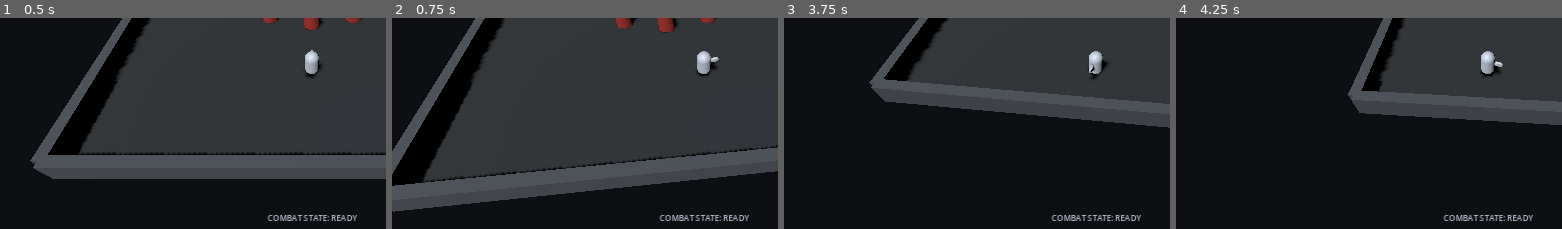
Above: before the commit, frames 1-4 (left to right).
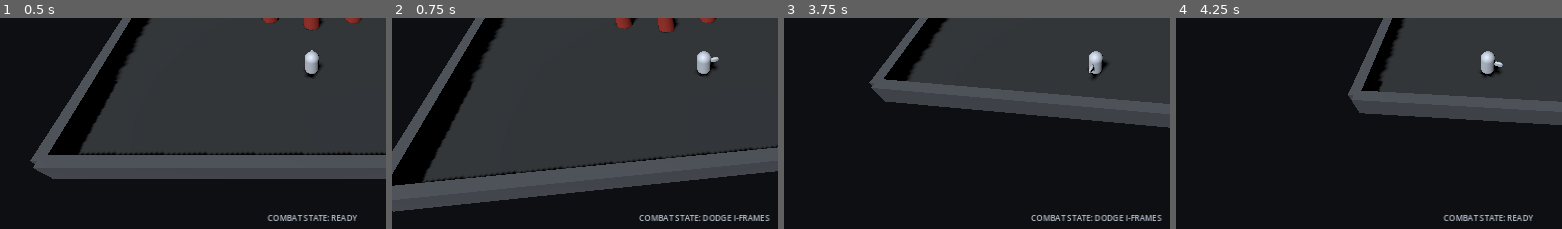
Above: after the commit, the same moments.

Repository: drok123/UrbanBrawl
Game: Godot game, scene res://scenes/arena/combat_lab.tscn
The game is run twice, just before and just after one commit, with the same random seed, the same clock (stepped at 60 frames per second) and the same inputs.
Inputs (mouse positions are % of the whole screen's width and height, from its top left):
- Up to frame 1 (0.5 s): no input
- Up to frame 2 (0.75 s): tap Enter at 0.5 s; move the mouse to (75, 46) at 0.52 s; hold D (move_right) from 0.53 s (still down); tap Space (dash) at 0.6 s; click (75, 46) at 0.67 s
- Up to frame 3 (3.75 s): release D (move_right) at 1.25 s; drag from (31, 57) to (47, 73) at 1.27 s; move the mouse to (62, 28) at 2.02 s; hold D (move_right) 2.03-2.75 s; tap E (charge) at 2.1 s; tap Space (dash) at 2.3, 3.6 s; drag from (47, 73) to (21, 36) at 2.77 s; move the mouse to (83, 68) at 3.52 s; hold A (move_left) from 3.53 s (still down)
- Up to frame 4 (4.25 s): keep holding A (move_left)
The pictures show only the part of the screen within x 11-61%, y 41-91%; the shares and areas given below are measured in that part.

Frame 1 is identical in both runs. In frame 2, 0.7% of the frame differs, in the area x 63-98%, y 93-97%; in frame 3, 0.7%; in frame 4, nothing differs.

Commit message:
Add player health death hitstun and dash invulnerability

Diff:
--- a/scripts/movement/player_controller.gd
+++ b/scripts/movement/player_controller.gd
@@ -3,11 +3,18 @@
 @export var move_speed: float = 7.0
 @export var acceleration: float = 30.0
 @export var rotation_speed: float = 18.0
+
+@export_category("Survivability")
+@export var max_health: float = 500.0
+@export var hitstun_duration: float = 0.12
+@export var knockback_drag: float = 18.0
+@export var respawn_delay: float = 1.25
 
 @export_category("Dash")
 @export var dash_speed: float = 18.0
 @export var dash_duration: float = 0.14
 @export var dash_cooldown: float = 0.85
+@export var dash_invulnerability_padding: float = 0.04
 
 enum CombatPhase {
 	READY,
@@ -22,6 +29,13 @@
 
 var aim_point: Vector3 = Vector3.ZERO
 var last_move_direction: Vector3 = Vector3.FORWARD
+var health: float = 0.0
+
+var _spawn_position: Vector3 = Vector3.ZERO
+var _dead: bool = false
+var _respawn_left: float = 0.0
+var _stun_left: float = 0.0
+var _invulnerable_left: float = 0.0
 
 var _current_ability: CombatAbility = null
 var _combat_phase: CombatPhase = CombatPhase.READY
@@ -38,13 +52,23 @@
 var _telegraph: MeshInstance3D = null
 
 func _ready() -> void:
+	add_to_group("damageable")
 	_ensure_input_actions()
+	_spawn_position = global_position
+	health = max_health
 	_cooldowns[basic_ability.ability_id] = 0.0
 	_cooldowns[cleave_ability.ability_id] = 0.0
 	_cooldowns[charge_ability.ability_id] = 0.0
 	_setup_hitbox()
 
 func _physics_process(delta: float) -> void:
+	if _dead:
+		_respawn_left = maxf(_respawn_left - delta, 0.0)
+		velocity = Vector3.ZERO
+		if _respawn_left <= 0.0:
+			_reset_after_death()
+		return
+
 	if _hitstop_left > 0.0:
 		_hitstop_left = maxf(_hitstop_left - delta, 0.0)
 		return
@@ -52,12 +76,20 @@
 	_tick_cooldowns(delta)
 	_dash_cooldown_left = maxf(_dash_cooldown_left - delta, 0.0)
 	_dash_time_left = maxf(_dash_time_left - delta, 0.0)
+	_stun_left = maxf(_stun_left - delta, 0.0)
+	_invulnerable_left = maxf(_invulnerable_left - delta, 0.0)
 
 	_update_aim(delta)
-	_advance_combat_state(delta)
-	_handle_combat_input()
-
-	if _dash_time_left > 0.0:
+
+	if _stun_left <= 0.0:
+		_advance_combat_state(delta)
+		_handle_combat_input()
+
+	if _stun_left > 0.0:
+		velocity.x = move_toward(velocity.x, 0.0, knockback_drag * delta)
+		velocity.z = move_toward(velocity.z, 0.0, knockback_drag * delta)
+		velocity.y = 0.0
+	elif _dash_time_left > 0.0:
 		velocity = _dash_direction * dash_speed
 	elif _current_ability != null and _combat_phase == CombatPhase.ACTIVE and _current_ability.mode == CombatAbility.AbilityMode.CHARGE:
 		velocity = _ability_forward * _current_ability.charge_speed
@@ -70,6 +102,49 @@
 	move_and_slide()
 	_check_charge_wall_collision()
 
+func receive_hit(hit: CombatHit) -> void:
+	if hit == null or _dead or is_invulnerable():
+		return
+
+	health = maxf(health - hit.damage, 0.0)
+	velocity += Vector3(hit.impulse.x, 0.0, hit.impulse.z)
+	_hitstop_left = maxf(_hitstop_left, hit.hitstop)
+	_stun_left = maxf(_stun_left, hitstun_duration)
+	_cancel_current_ability()
+	_pulse_player(Vector3(1.16, 0.78, 1.16), 0.065)
+
+	if health <= 0.0:
+		_die()
+
+func is_invulnerable() -> bool:
+	return _invulnerable_left > 0.0 or _dead
+
+func _die() -> void:
+	_dead = true
+	_respawn_left = respawn_delay
+	velocity = Vector3.ZERO
+	_cancel_current_ability()
+	_hitbox.deactivate()
+
+	var mesh: MeshInstance3D = get_node_or_null("Mesh") as MeshInstance3D
+	if mesh != null:
+		var tween: Tween = create_tween()
+		tween.tween_property(mesh, "scale", Vector3(1.35, 0.18, 1.35), 0.13)
+
+func _reset_after_death() -> void:
+	_dead = false
+	_respawn_left = 0.0
+	_stun_left = 0.0
+	_invulnerable_left = 0.35
+	_hitstop_left = 0.0
+	health = max_health
+	velocity = Vector3.ZERO
+	global_position = _spawn_position
+
+	var mesh: MeshInstance3D = get_node_or_null("Mesh") as MeshInstance3D
+	if mesh != null:
+		mesh.scale = Vector3.ONE
+
 func _tick_cooldowns(delta: float) -> void:
 	for key in _cooldowns.keys():
 		_cooldowns[key] = maxf(float(_cooldowns[key]) - delta, 0.0)
@@ -88,7 +163,7 @@
 	return Input.get_vector(&"move_left", &"move_right", &"move_up", &"move_down")
 
 func _handle_combat_input() -> void:
-	if _current_ability != null or _dash_time_left > 0.0:
+	if _current_ability != null or _dash_time_left > 0.0 or _stun_left > 0.0 or _dead:
 		return
 
 	if Input.is_action_pressed(&"basic_attack") and get_cooldown_remaining(&"basic") <= 0.0:
@@ -107,7 +182,7 @@
 		_start_dash()
 
 func _start_ability(ability: CombatAbility) -> void:
-	if ability == null:
+	if ability == null or _dead or _stun_left > 0.0:
 		return
 	if get_cooldown_remaining(ability.ability_id) > 0.0:
 		return
@@ -163,6 +238,13 @@
 	_phase_time_left = _current_ability.recovery
 
 func _finish_ability() -> void:
+	_hitbox.deactivate()
+	_hide_telegraph()
+	_current_ability = null
+	_combat_phase = CombatPhase.READY
+	_phase_time_left = 0.0
+
+func _cancel_current_ability() -> void:
 	_hitbox.deactivate()
 	_hide_telegraph()
 	_current_ability = null
@@ -190,6 +272,9 @@
 func _start_dash() -> void:
 	_dash_cooldown_left = dash_cooldown
 	_dash_time_left = dash_duration
+	_invulnerable_left = maxf(_invulnerable_left, dash_duration + dash_invulnerability_padding)
+	_cancel_current_ability()
+
 	var input: Vector2 = _movement_input()
 	if input.length_squared() > 0.0:
 		_dash_direction = Vector3(input.x, 0.0, input.y).normalized()
@@ -301,7 +386,19 @@
 	return _dash_cooldown_left
 
 func get_combat_phase_name() -> String:
+	if _dead:
+		return "DOWN"
+	if _stun_left > 0.0:
+		return "HITSTUN"
+	if is_invulnerable():
+		return "DODGE I-FRAMES"
 	return str(CombatPhase.keys()[_combat_phase])
+
+func get_health() -> float:
+	return health
+
+func get_max_health() -> float:
+	return max_health
 
 func _update_aim(delta: float) -> void:
 	var camera: Camera3D = get_viewport().get_camera_3d()
@@ -323,7 +420,7 @@
 	if flat_direction.length_squared() < 0.0001:
 		return
 
-	if _current_ability != null:
+	if _current_ability != null or _stun_left > 0.0 or _dead:
 		return
 
 	var target_yaw: float = atan2(-flat_direction.x, -flat_direction.z)
